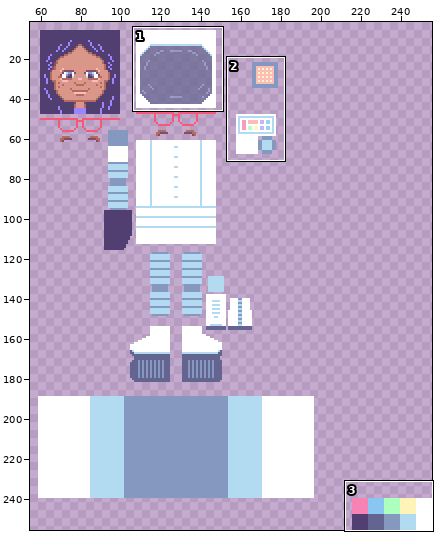
Two versions of one pixel-art file, characters/character/materials/character.aseprite. The picture above shows the old version from afar; the outline marks the close-up.
Close-up. Before the commit:
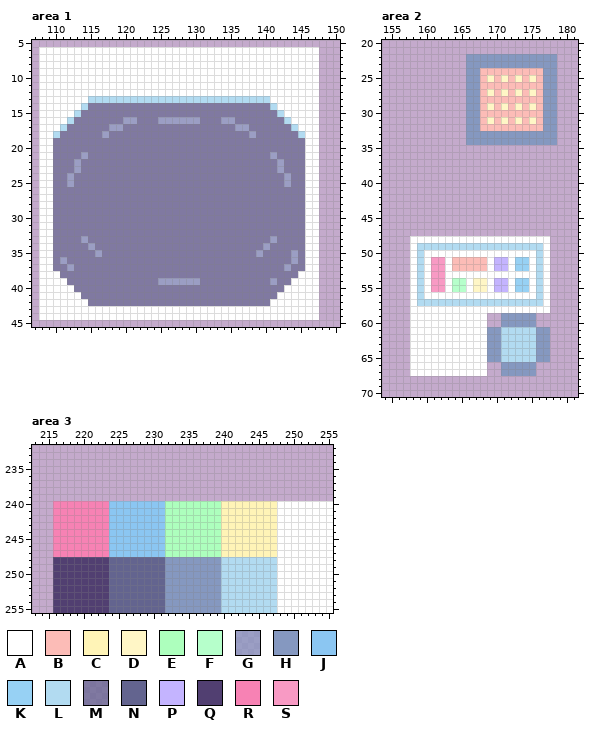
256x256 pixels, 1 frame. Colours within 5 levels of each other are drawn and written as one. Shown: area 1: x 107..150, y 5..45; area 2: x 154..181, y 20..70; area 3: x 213..255, y 232..255. The wide view leaves out empty margins.
Palette (. is transparent): A #ffffff  B #fcbcb7  C #fff4b7  D #fff6c6  E #adffbd  F #b6ffcb  G #8598c0a4  H #8598c0  J #8bc6f2  K #97d1f4  L #b2dbf1  M #63648fb2  N #63648f  P #c4b4ff  Q #513f71  R #f782b4  S #f89ac4
New version:
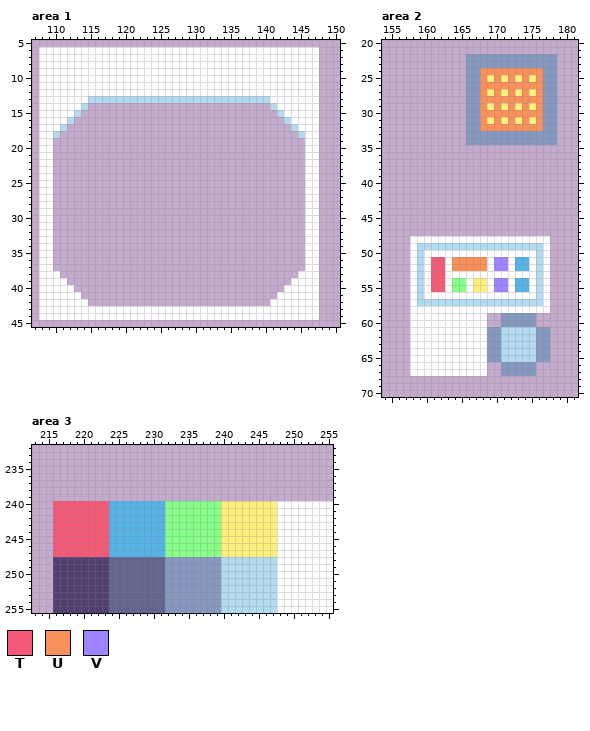
Colours new in this view: T #f45978  U #fa915a  V #9f83ff
What changed:
layer "emission" blend screen -> normal
layer "alpha" now hidden
Colour C changes from #fff4b7 to #fff07e.
Colour E changes from #adffbd to #87ff88.
Colour J changes from #8bc6f2 to #55b3e7.
Area 1:
The edit erases colour G in row 16 at x 120 to 121, 125 to 130 and 134 to 135; in row 17 at x 118 to 119 and 136 to 137; in row 18 at x 117 and 138; in row 21 at x 114 and 141; in rows 22 to 23 at x 113 and 142; in rows 24 to 25 at x 112 and 143.
The edit erases colour G in row 33 at x 114 and 141; in row 34 at x 115 and 140; in row 35 at x 116, 139 and 144; in row 36 at x 111 and 144; in row 37 at x 112 and 143; in row 39 at x 125 to 130 and 141.
The edit erases colour M in row 14 at x 115 to 140; in row 15 at x 114 to 141; in row 16 at x 113 to 119, 122 to 124, 131 to 133 and 136 to 142; in row 17 at x 112 to 117, 120 to 135 and 138 to 143; in row 18 at x 111 to 116, 118 to 137 and 139 to 144; in rows 19 to 20 at x 110 to 145.
The edit erases colour M in row 21 at x 110 to 113, 115 to 140 and 142 to 145; in rows 22 to 23 at x 110 to 112, 114 to 141 and 143 to 145; in rows 24 to 25 at x 110 to 111, 113 to 142 and 144 to 145; in rows 26 to 32 at x 110 to 145; in row 33 at x 110 to 113, 115 to 140 and 142 to 145; in row 34 at x 110 to 114, 116 to 139 and 141 to 145.
The edit erases colour M in row 35 at x 110 to 115, 117 to 138, 140 to 143 and 145; in row 36 at x 110, 112 to 143 and 145; in row 37 at x 110 to 111, 113 to 142 and 144 to 145; in row 38 at x 111 to 144; in row 39 at x 112 to 124, 131 to 140 and 142 to 143; in row 40 at x 113 to 142.
The edit erases colour M in row 41 at x 114 to 141; in row 42 at x 115 to 140.
Area 2:
Colour D becomes colour C in row 25 at x 169, 171, 173 and 175; in row 27 at x 169, 171, 173 and 175; in row 29 at x 169, 171, 173 and 175; in row 31 at x 169, 171, 173 and 175; in rows 54 to 55 at x 167 to 168.
Colour F becomes colour E in rows 54 to 55 at x 164 to 165.
Colour K becomes colour J in rows 51 to 52 at x 173 to 174; in rows 54 to 55 at x 173 to 174.
Colour S becomes colour T in rows 51 to 55 at x 161 to 162.
Colour B becomes colour U in row 24 at x 168 to 176; in row 25 at x 168, 170, 172, 174 and 176; in row 26 at x 168 to 176; in row 27 at x 168, 170, 172, 174 and 176; in row 28 at x 168 to 176; in row 29 at x 168, 170, 172, 174 and 176.
Colour B becomes colour U in row 30 at x 168 to 176; in row 31 at x 168, 170, 172, 174 and 176; in row 32 at x 168 to 176; in rows 51 to 52 at x 164 to 168.
Colour P becomes colour V in rows 51 to 52 at x 170 to 171; in rows 54 to 55 at x 170 to 171.
Area 3:
Colour R becomes colour T in rows 240 to 247 at x 216 to 223.
